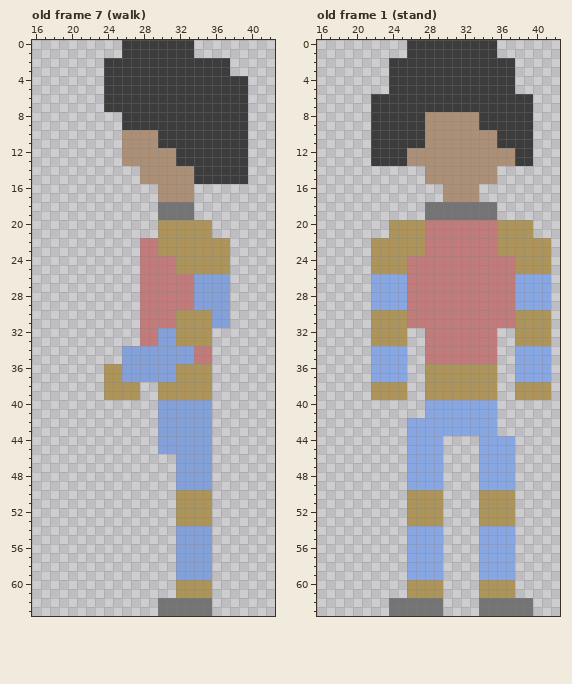
A pixel-art file gets an edit: aseprite/Player.aseprite. This is how it looked before the edit.
64x64 pixels, 10 frames. Shown: old frame 7 (walk): x 16..42, y 0..63; old frame 1 (stand): x 16..42, y 0..63. The commit also changed other frames, which this record leaves out.
Once edited:
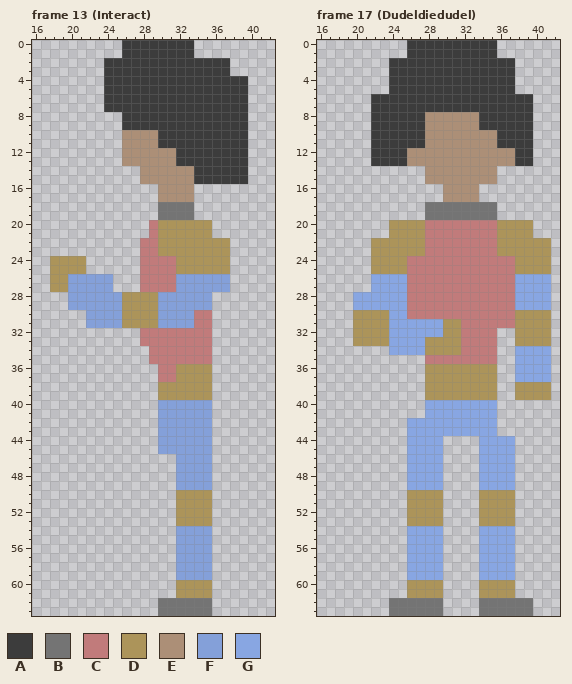
Palette (. is transparent): A #3c3c3c  B #747474  C #c17b7b  D #ac945a  E #ac8f77  F #84a0d9  G #88a6e2
A new or re-ordered frame is compared with the old frame closest to it.
Edits made:
frames 10 -> 26
layer "Group 2/Layer 4" added
Frame 13 (Interact) is new; against old frame 7 (walk), layers "Group 2/Layer 4", "Group 2/Layer 3":
y 20..21: x 29 . -> C
y 24..25: x 18..21 .... -> DDDD
y 26..27: x 18..24 ....... -> DDFFFFF; x 32..33 CC -> FF
y 28..29: x 20..33 ........CCCCCC -> FFFFFFDDDDFFFF; x 36..37 FF -> ..
y 30..31: x 22..37 ......CCCCDDDDFF -> FFFFDDDDFFFFCC..
y 32..33: x 30..35 FFDDDD -> CCCCCC
y 34..35: x 26..33 FFFFFFFF -> ...CCCCC
y 36..37: x 24..31 DDFFFFFF -> ......CC
y 38..39: x 24..27 DDDD -> ....
Frame 17 (Dudeldiedudel) is new; against old frame 1 (stand), layer "Group 1/Layer 2":
y 28..29: x 20..21 .. -> GG
y 30: x 20..21 .. -> DD; x 24..25 DD -> GG
y 31: x 20..21 .. -> DD; x 24..31 DDCCCCCC -> GGGGGGDD
y 32: x 20..21 .. -> DD; x 24..31 DD..CCCC -> GGGGGGDD
y 33: x 20..21 .. -> DD; x 24..31 DD..CCCC -> GGGGDDDD
y 34: x 22..23 GG -> ..; x 26..31 ..CCCC -> GGDDDD
y 35..37: x 22..25 GGGG -> ....
y 38..39: x 22..25 DDDD -> ....
Changed places in both pictures, as pixel boxes (x1, y1, x2, y2):
changed: (50, 220, 230, 400)
changed: (353, 292, 461, 400)
